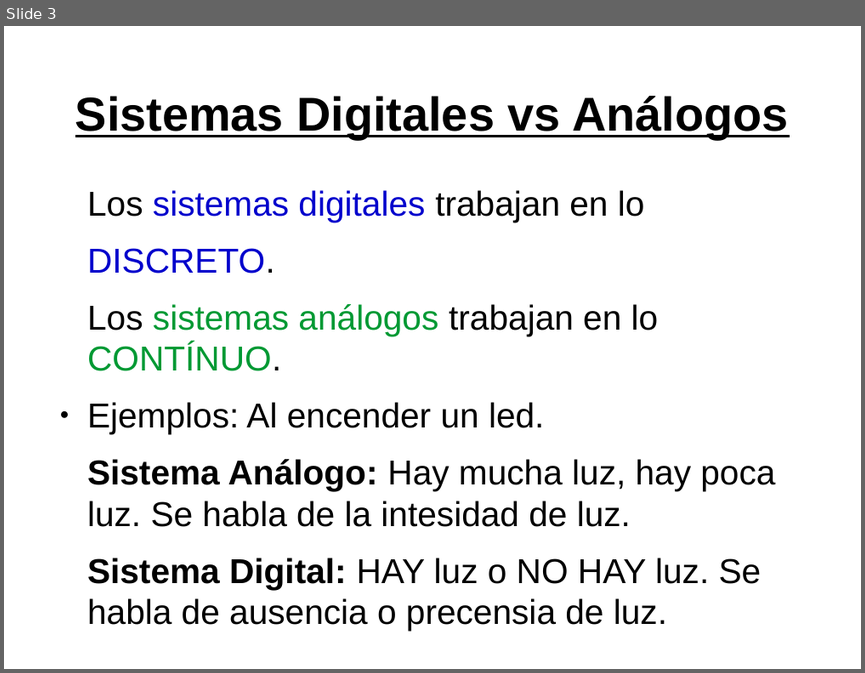
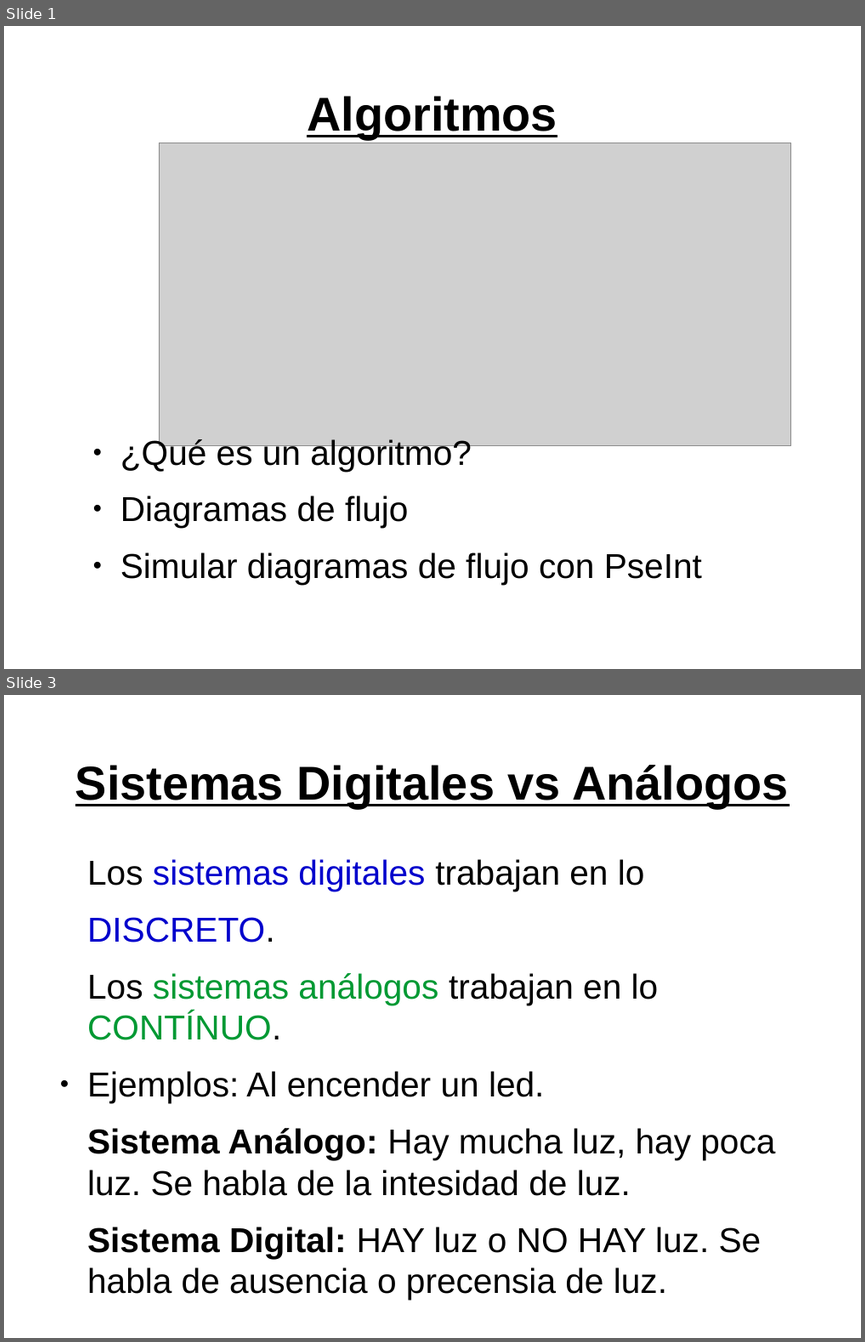
Before and after one commit to karolans25/luabot, a slide deck: planDeEstudio/Temas/4.Algoritmos/Clase6.odp. Shown one above the other, each under a label of ours: slide 3 before the commit, slides 1 and 3 after it; the slides between them are not shown. The pictures are 865x673 and 865x1342 pixels, drawn with LibreOffice and Linux fonts; fonts in the diff are those of the drawing; grey boxes stand for pictures. Boxes give left, top, right and bottom in pixels: in the first picture for what was removed or moved away, otherwise in the second. Text is boxed around its words. In the diff, an @@ line names an element or a change of style, - is before the commit and + after.

```diff
--- a/planDeEstudio/Temas/4.Algoritmos/Clase6.odp
+++ b/planDeEstudio/Temas/4.Algoritmos/Clase6.odp
@@ slide 1 added at (x1=4, y1=26, x2=861, y2=669), background #FFFFFF @@
@@ title added at (x1=307, y1=96, x2=557, y2=139), 44 pt, text #000000, bold, underline @@
+Algoritmos
@@ picture added at (x1=160, y1=142, x2=792, y2=446) @@
@@ text added at (x1=120, y1=437, x2=702, y2=584), 32 pt, text #000000 @@
+● ¿Qué es un algoritmo?
+● Diagramas de flujo
+● Simular diagramas de flujo con PseInt
```
Also in this commit, not shown: 1 slide changed, 1 slide removed, 3 other files.
